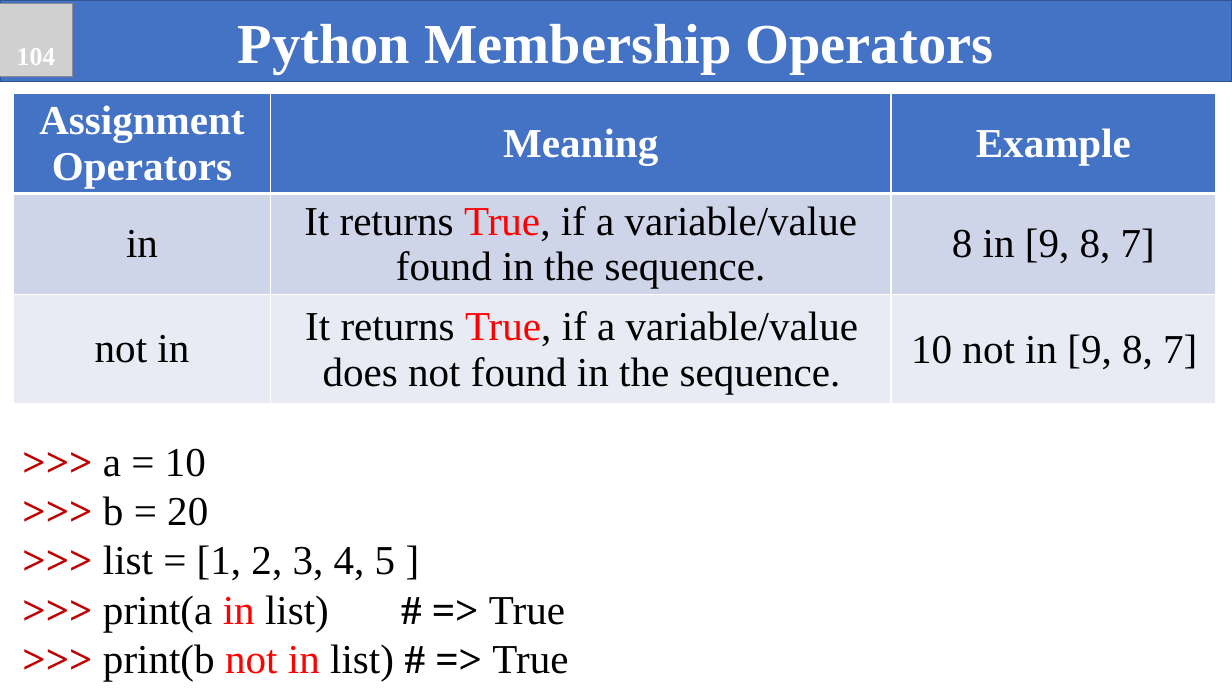
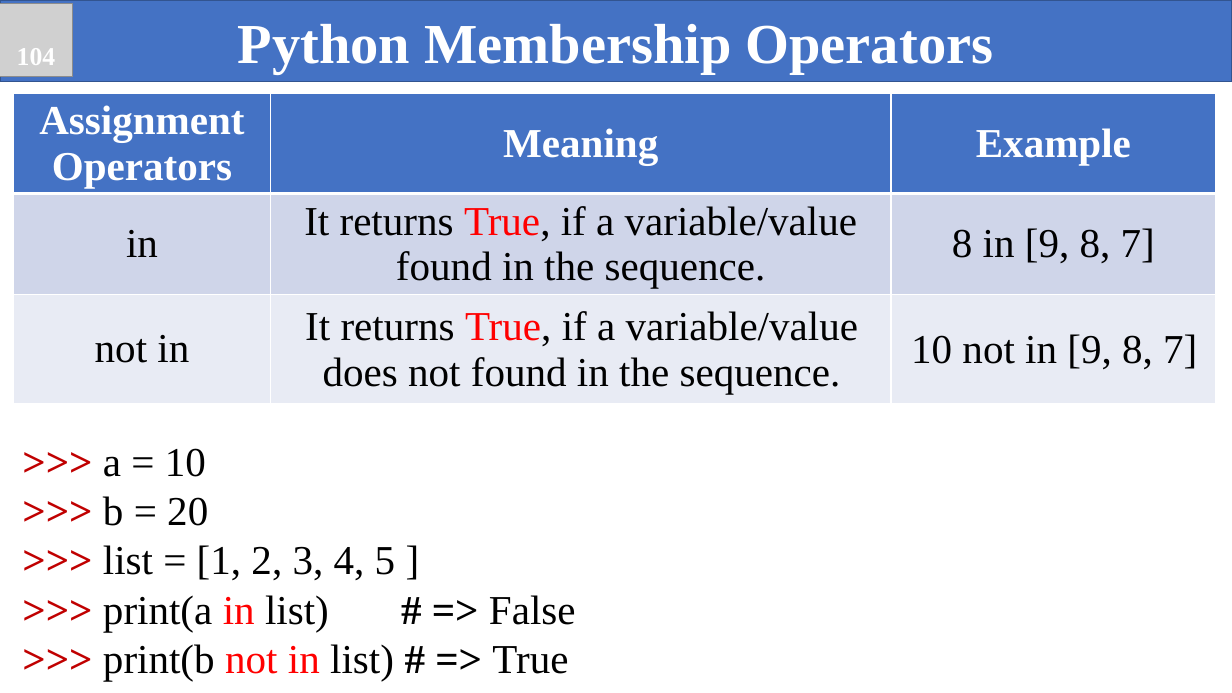
Before and after one commit to chiustin/NTHU_Application-of-Data-Science-and-Deep-Machine-Learning-in-Chemical-Engineering, a slide deck: slide 43 of Python/PPT/Python2_20200710.pptx. Drawn at 1232x693 pixels with LibreOffice and Linux fonts; fonts in the diff are those of the drawing; grey boxes stand for pictures. Boxes give left, top, right and bottom in pixels: in the first picture for what was removed or moved away, otherwise in the second. Text is boxed around its words. In the diff, an @@ line names an element or a change of style, - is before the commit and + after.

Commit message:
Python2 20200710

```diff
--- a/Python/PPT/Python2_20200710.pptx
+++ b/Python/PPT/Python2_20200710.pptx
@@ text at <box>103,595,576,631</box>: text changed @@
->>> print(a in list) # => True
+>>> print(a in list) # => False
```
